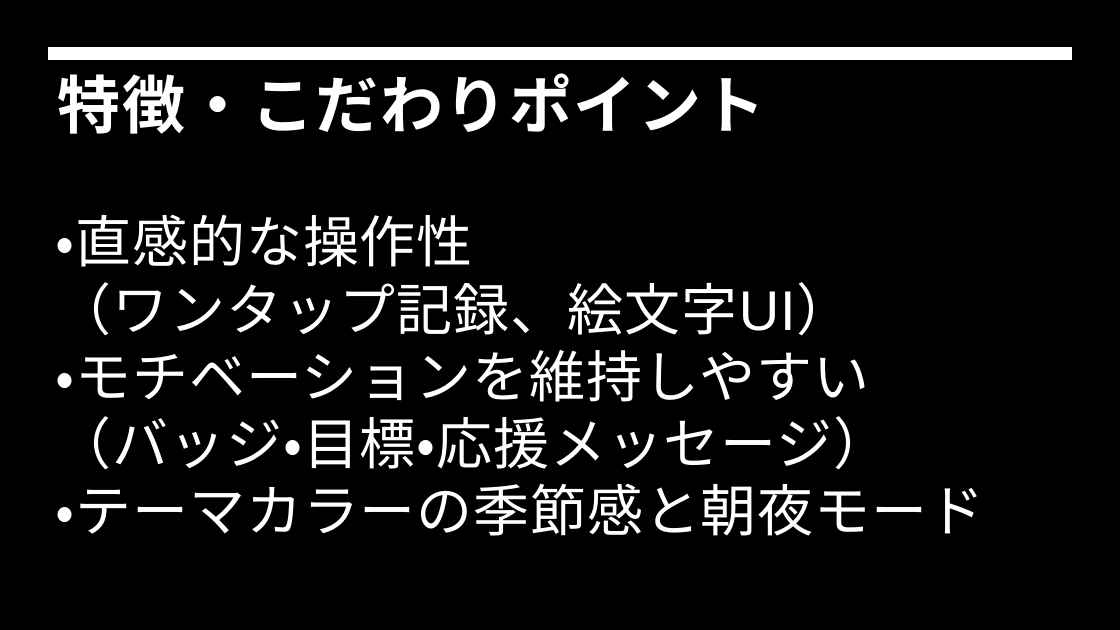
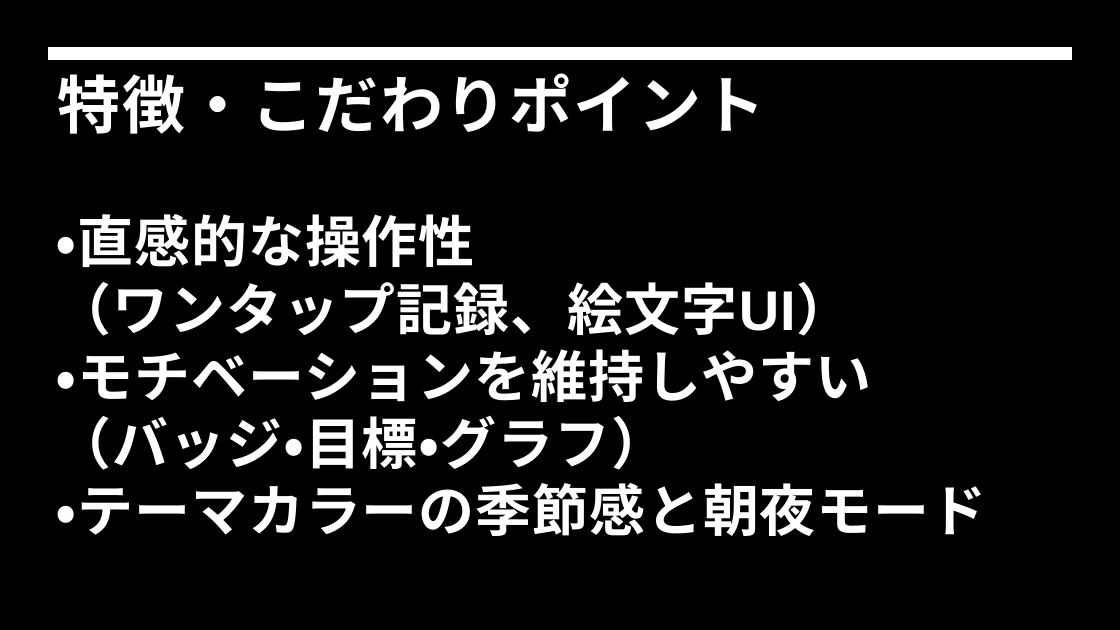
Before and after one commit to Haru62129/flutterapp, a slide deck: slide 8 of Flutter.pptx (slide 7 before the commit). Drawn at 1120x630 pixels with LibreOffice and Linux fonts; fonts in the diff are those of the drawing; background and template pictures are left out. Boxes give left, top, right and bottom in pixels: in the first picture for what was removed or moved away, otherwise in the second. Text is boxed around its words. In the diff, an @@ line names an element or a change of style, - is before the commit and + after.

```diff
--- a/Flutter.pptx
+++ b/Flutter.pptx
@@ text at (x1=56, y1=214, x2=987, y2=536): bold on in "・直感的な操作性", "（ワンタップ記録、絵文字UI）", "・モチベーションを維持しやすい", "・テーマカラーの季節感と朝夜モード" @@
@@ text at (x1=56, y1=416, x2=668, y2=470): text changed; bold on @@
-（バッジ・目標・応援メッセージ）
+（バッジ・目標・グラフ）
```
Also in this commit, not shown: 7 other slides changed, 1 slide added.
